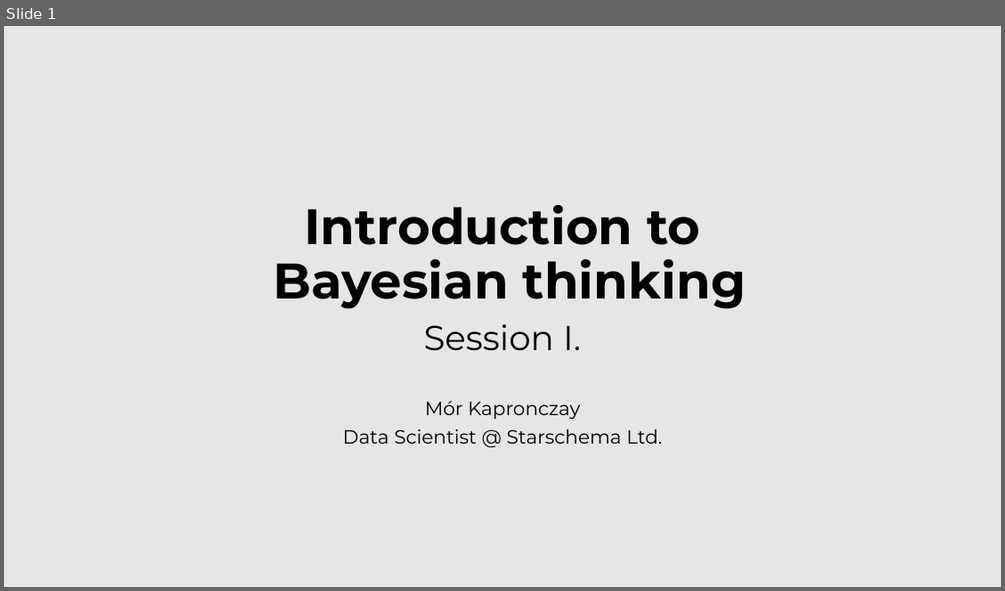
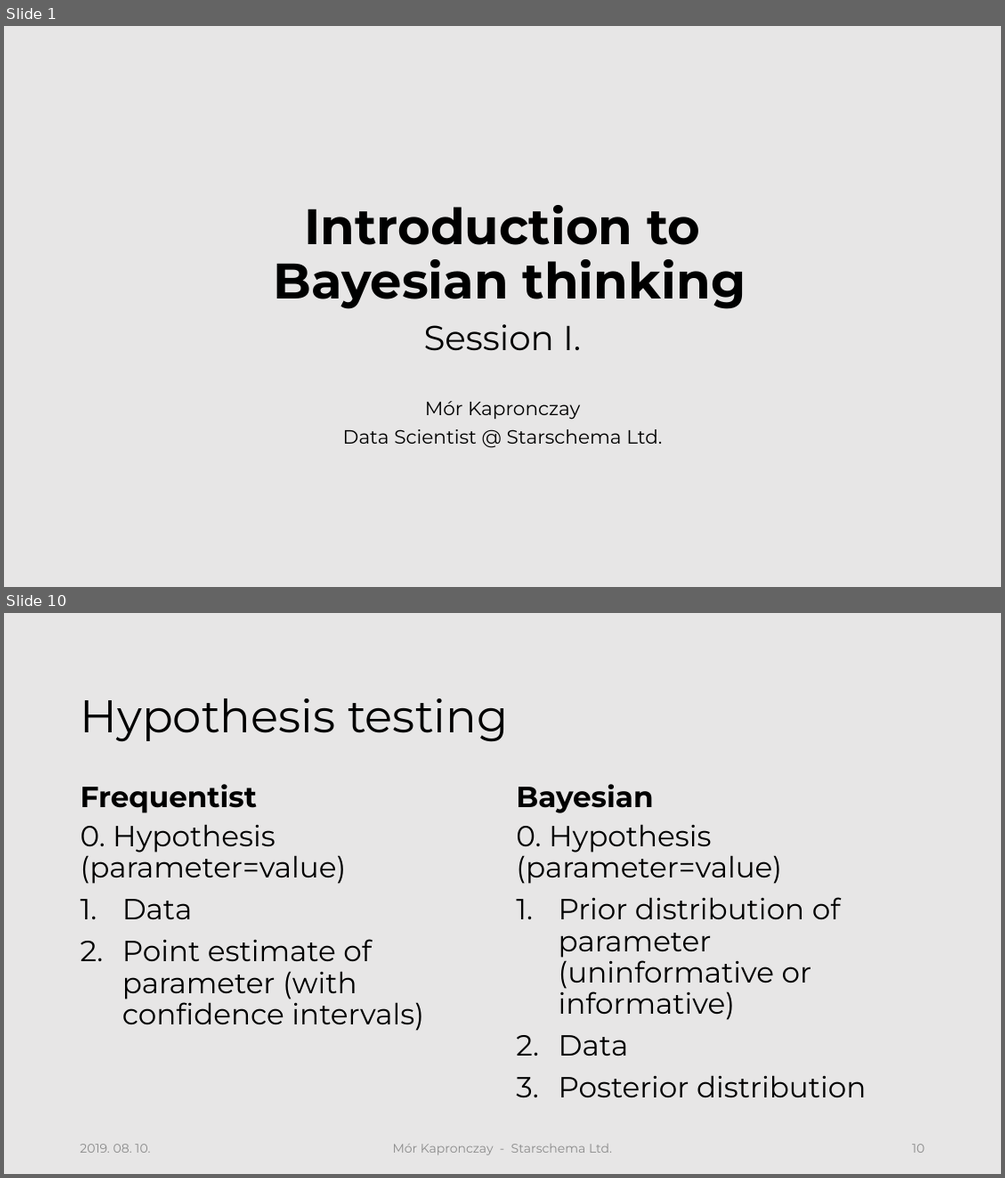
Before and after one commit to morkapronczay/cec2019, a slide deck: presentations/CEC2019-KM-Sess1.pptx. Shown one above the other, each under a label of ours: slide 1 before the commit, slides 1 and 10 after it; the slides between them are not shown. The pictures are 1005x591 and 1005x1178 pixels, drawn with LibreOffice and Linux fonts; fonts in the diff are those of the drawing; background and template pictures are left out. Boxes give left, top, right and bottom in pixels: in the first picture for what was removed or moved away, otherwise in the second. Text is boxed around its words. In the diff, an @@ line names an element or a change of style, - is before the commit and + after.

```diff
--- a/presentations/CEC2019-KM-Sess1.pptx
+++ b/presentations/CEC2019-KM-Sess1.pptx
@@ slide 10 added at (4, 613, 1001, 1174), background #E7E6E6 @@
@@ title added at (81, 698, 509, 742), 44 pt, text #000000 @@
+Hypothesis testing
@@ text added at (81, 784, 257, 813), 28 pt, text #000000, bold @@
+Frequentist
@@ text added at (516, 784, 653, 813), 28 pt, text #000000, bold @@
+Bayesian
@@ text added at (81, 824, 424, 1030), 28 pt, text #000000 @@
+0. Hypothesis (parameter=value)
+1. Data
+2. Point estimate of parameter (with confidence intervals)
@@ text added at (516, 824, 866, 1097), 28 pt, text #000000 @@
+0. Hypothesis (parameter=value)
+1. Prior distribution of parameter (uninformative or informative)
+2. Data
+3. Posterior distribution
@@ text added at (80, 1143, 150, 1152), 12 pt, text #8C8C8C @@
+2019. 08. 10.
@@ text added at (393, 1143, 612, 1155), 12 pt, text #8C8C8C @@
+Mór Kapronczay - Starschema Ltd.
@@ page number added at (912, 1143, 924, 1152), 12 pt, text #8C8C8C @@
+1. 10
```
Also in this commit, not shown: 7 slides changed, 9 other slides added, 6 other files.
